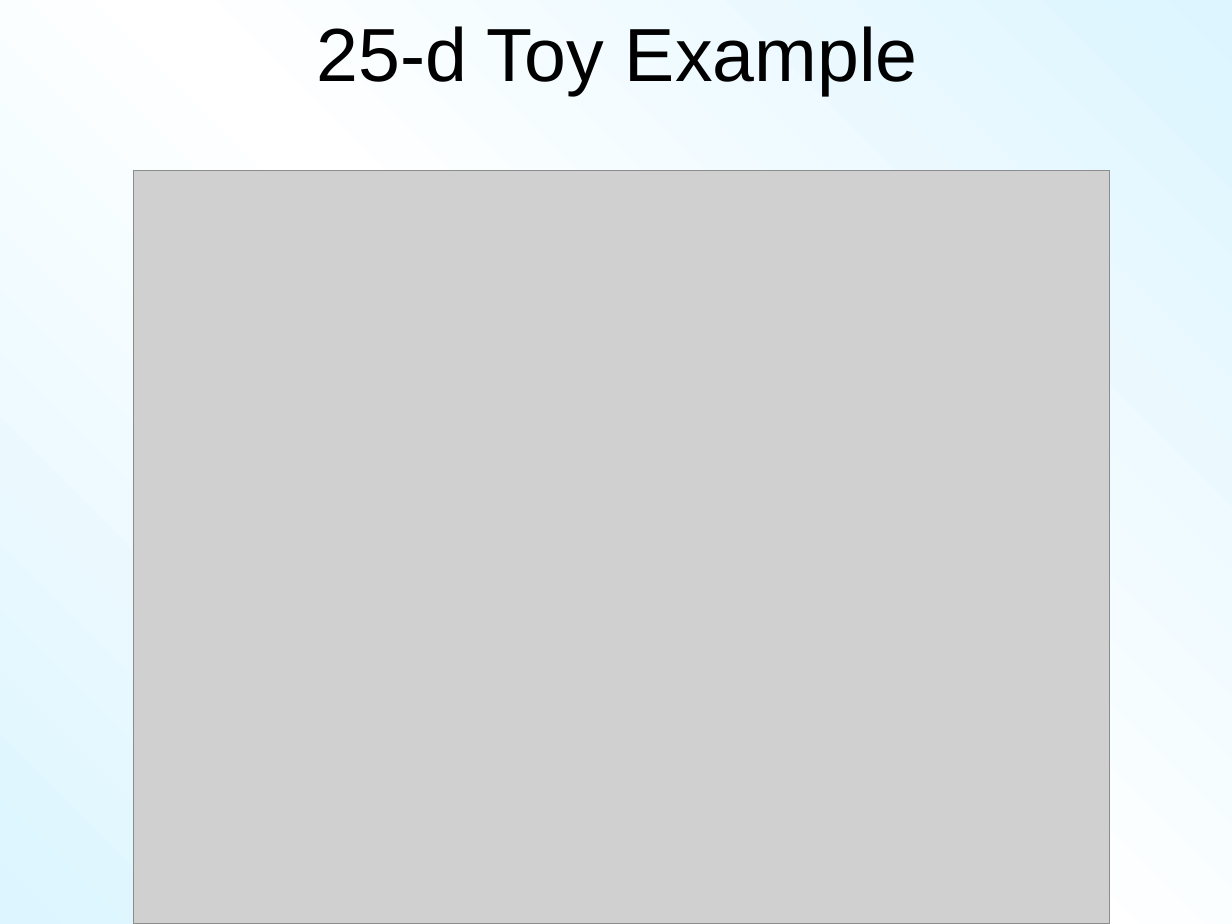
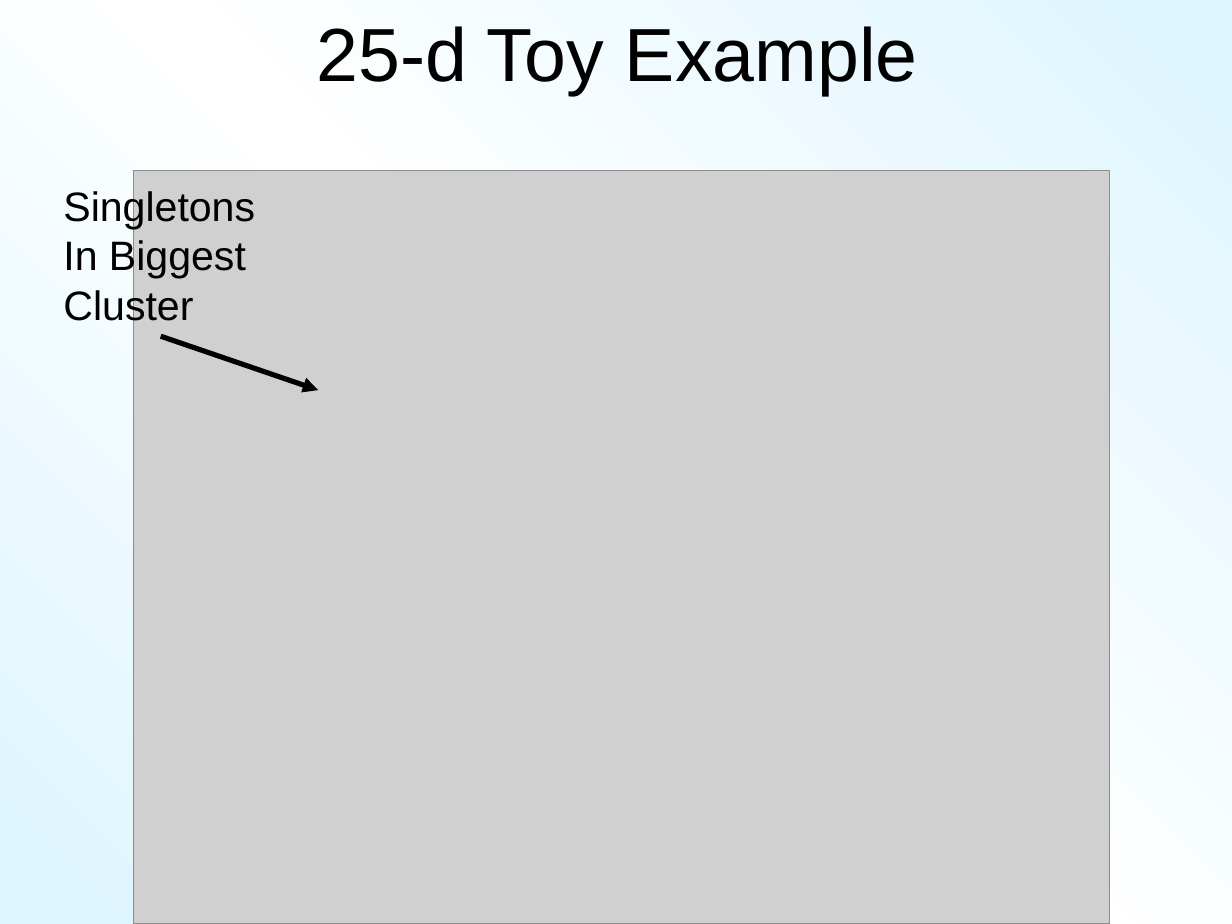
Before and after one commit to hamiltonw/HiDimKDE, a slide deck: slide 64 of HidKDE1.pptx. Drawn at 1232x924 pixels with LibreOffice and Linux fonts; fonts in the diff are those of the drawing; grey boxes stand for pictures. Boxes give left, top, right and bottom in pixels: in the first picture for what was removed or moved away, otherwise in the second. Text is boxed around its words. In the diff, an @@ line names an element or a change of style, - is before the commit and + after.

```diff
--- a/HidKDE1.pptx
+++ b/HidKDE1.pptx
@@ text added at (63, 188, 255, 328), 24 pt, text #000000 @@
+Singletons
+In Biggest
+Cluster
@@ arrow added from (160, 336) to (318, 391), #000000 3 pt @@
```
Also in this commit, not shown: 2 other slides changed, 1 other file.
